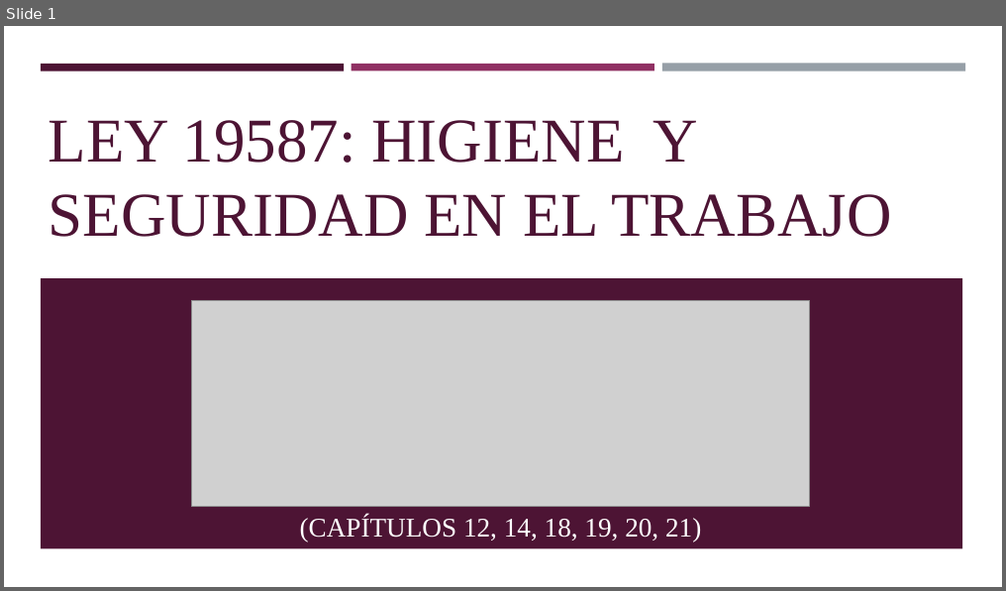
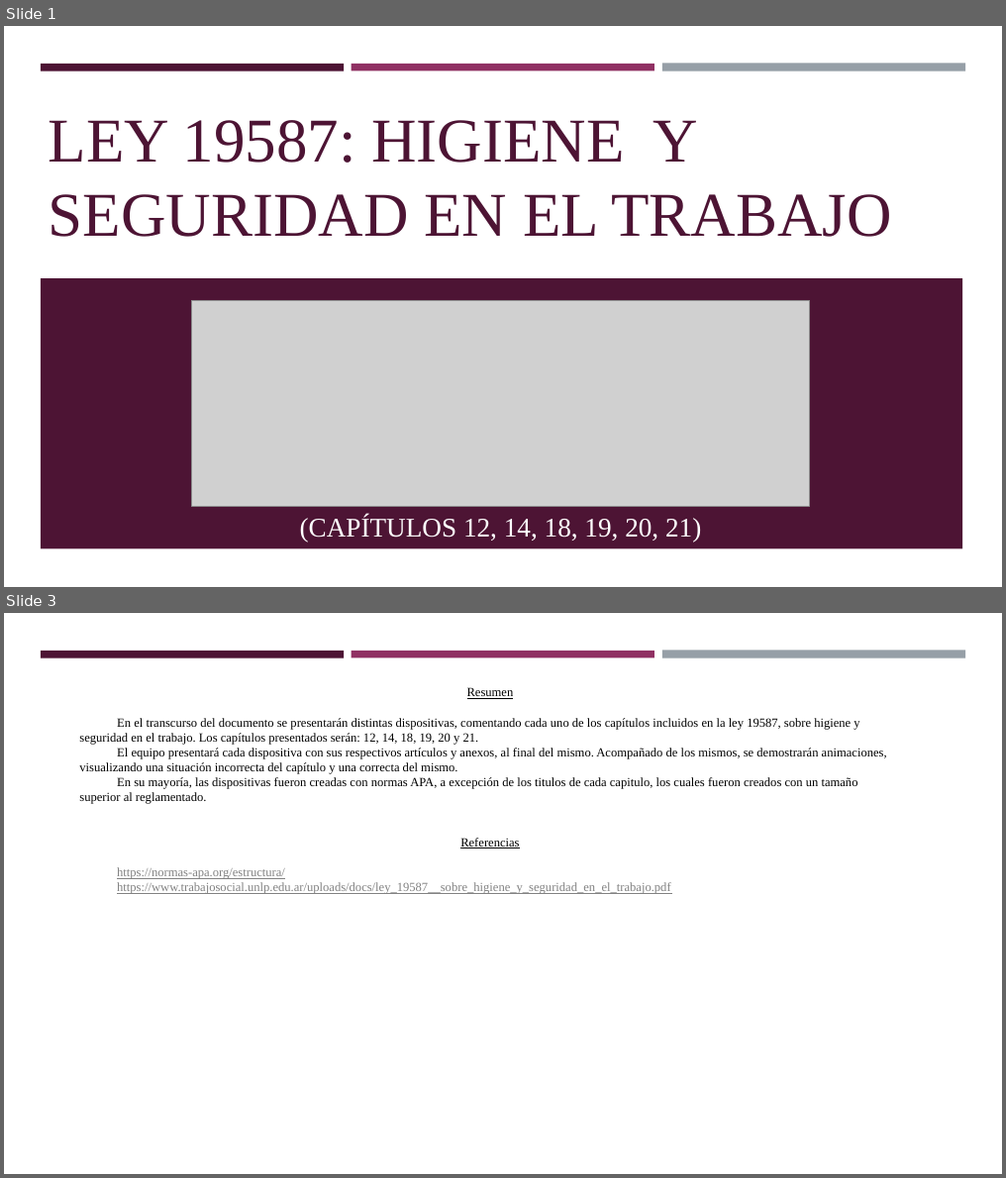
Before and after one commit to Cnsgnicole/doubik, a slide deck: TP LEY 19587 - Presentación de capítulos.pptx. Shown one above the other, each under a label of ours: slide 1 before the commit, slides 1 and 3 after it; the slides between them are not shown. The pictures are 1006x591 and 1006x1178 pixels, drawn with LibreOffice and Linux fonts; fonts in the diff are those of the drawing; grey boxes stand for pictures. Boxes give left, top, right and bottom in pixels: in the first picture for what was removed or moved away, otherwise in the second. Text is boxed around its words. In the diff, an @@ line names an element or a change of style, - is before the commit and + after.

```diff
--- a/TP LEY 19587 - Presentación de capítulos.pptx
+++ b/TP LEY 19587 - Presentación de capítulos.pptx
@@ slide 3 added at [4, 613, 1002, 1174], background #FFFFFF; not listed: 3 template elements that a slide beside it also shows @@
@@ text added at [79, 687, 887, 894], 12 pt, text #000000 @@
+Resumen
+En el transcurso del documento se presentarán distintas dispositivas, comentando cada uno de los capítulos incluidos en la ley 19587, sobre higiene y seguridad en el trabajo. Los capítulos presentados serán: 12, 14, 18, 19, 20 y 21.
+El equipo presentará cada dispositiva con sus respectivos artículos y anexos, al final del mismo. Acompañado de los mismos, se demostrarán animaciones, visualizando una situación incorrecta del capítulo y una correcta del mismo.
+En su mayoría, las dispositivas fueron creadas con normas APA, a excepción de los titulos de cada capitulo, los cuales fueron creados con un tamaño superior al reglamentado.
+Referencias
+https://normas-apa.org/estructura/
+https://www.trabajosocial.unlp.edu.ar/uploads/docs/ley_19587__sobre_higiene_y_seguridad_en_el_trabajo.pdf
```
Also in this commit, not shown: 3 slides changed, 3 other slides added, 9 slides removed.
